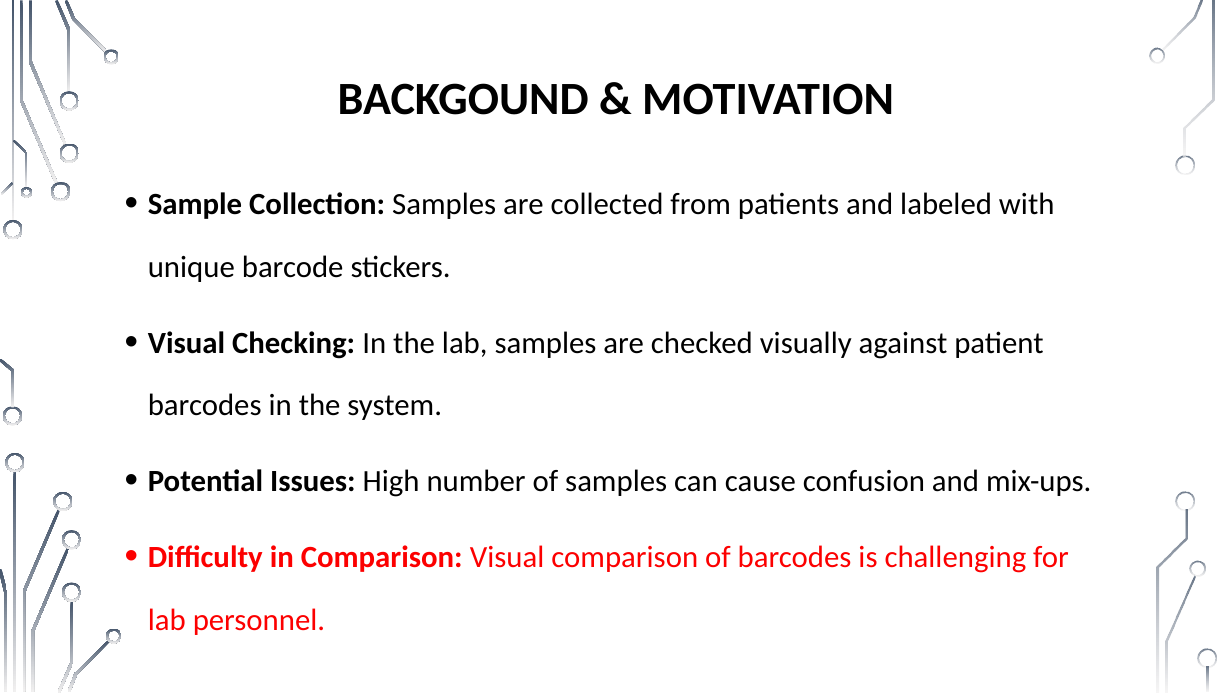
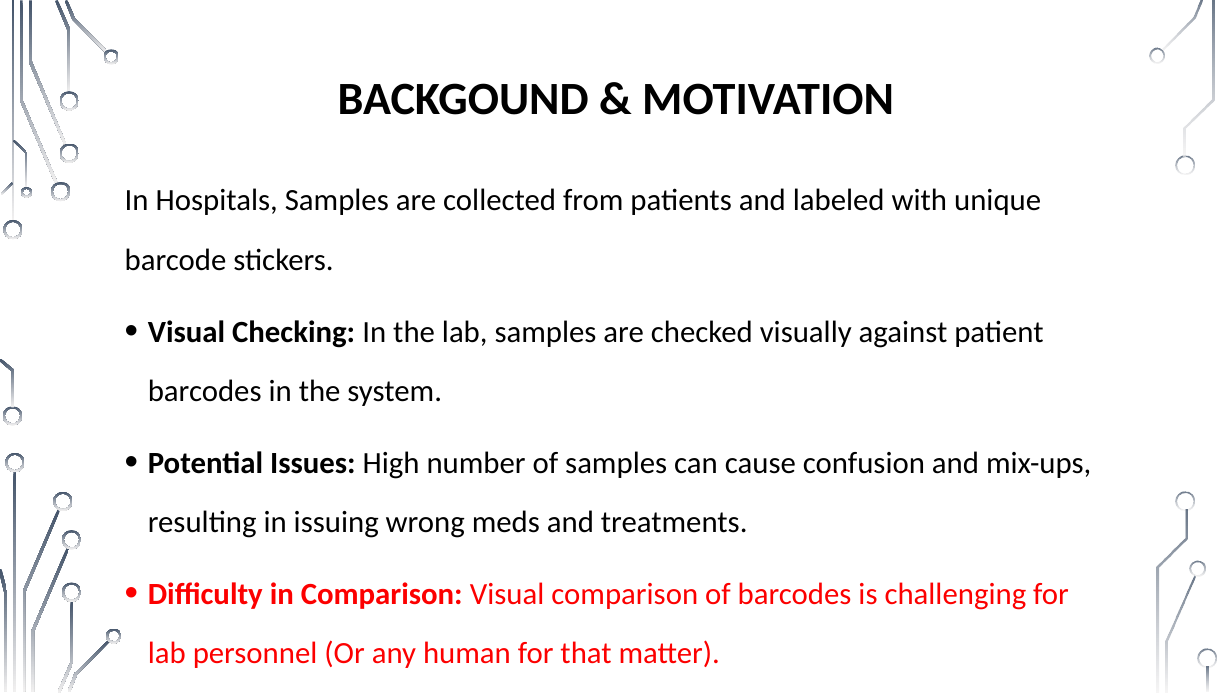
Before and after one commit to muhammad0bi/Technion_044167_E.E._project_A_IOT-Barcode_cheker, a slide deck: slide 2 of Presntations/Midterm presentation IOT Barcode checker 7681.pptx. Drawn at 1232x693 pixels with LibreOffice and Linux fonts; fonts in the diff are those of the drawing; background and template pictures are left out. Boxes give left, top, right and bottom in pixels: in the first picture for what was removed or moved away, otherwise in the second. Text is boxed around its words. In the diff, an @@ line names an element or a change of style, - is before the commit and + after.

Commit message:
change motivation + add comm digram

```diff
--- a/Presntations/Midterm presentation IOT Barcode checker 7681.pptx
+++ b/Presntations/Midterm presentation IOT Barcode checker 7681.pptx
@@ text at bbox=[125, 188, 1041, 271]: text changed @@
-• Sample Collection: Samples are collected from patients and labeled with unique barcode stickers.
+In Hospitals, Samples are collected from patients and labeled with unique barcode stickers.
@@ text at bbox=[148, 320, 1043, 406]: line spacing 1.7 to 1.6 @@
@@ text at bbox=[148, 451, 1091, 668]: text changed; text colour #FC0000 to #000000 @@
-• Potential Issues: High number of samples can cause confusion and mix-ups.
-• Difficulty in Comparison: Visual comparison of barcodes is challenging for lab personnel.
+• Potential Issues: High number of samples can cause confusion and mix-ups, resulting in issuing wrong meds and treatments.
+• Difficulty in Comparison: Visual comparison of barcodes is challenging for lab personnel (Or any human for that matter).
```
Also in this commit, not shown: 1 slide added, 1 other file.
